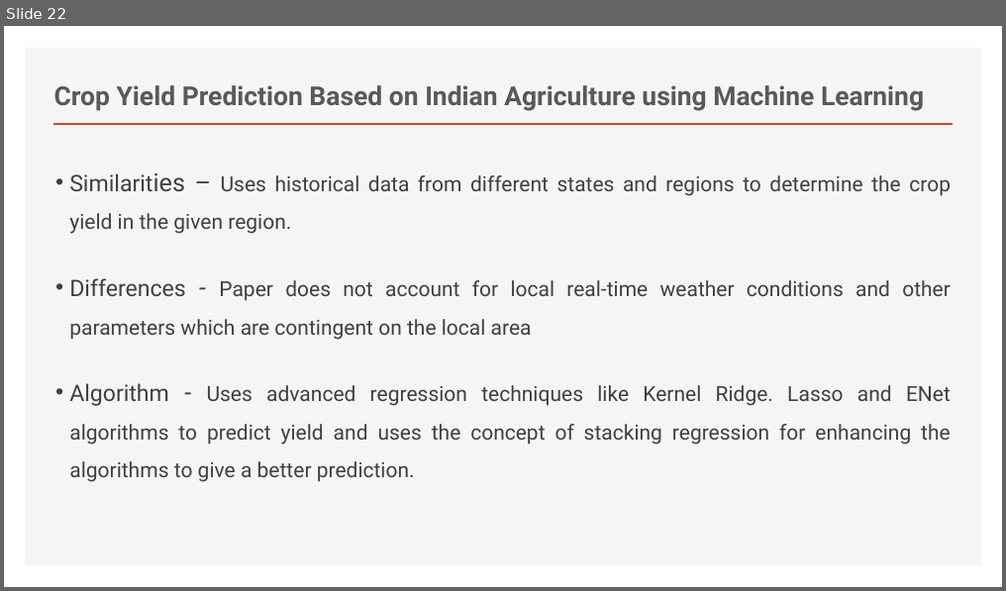
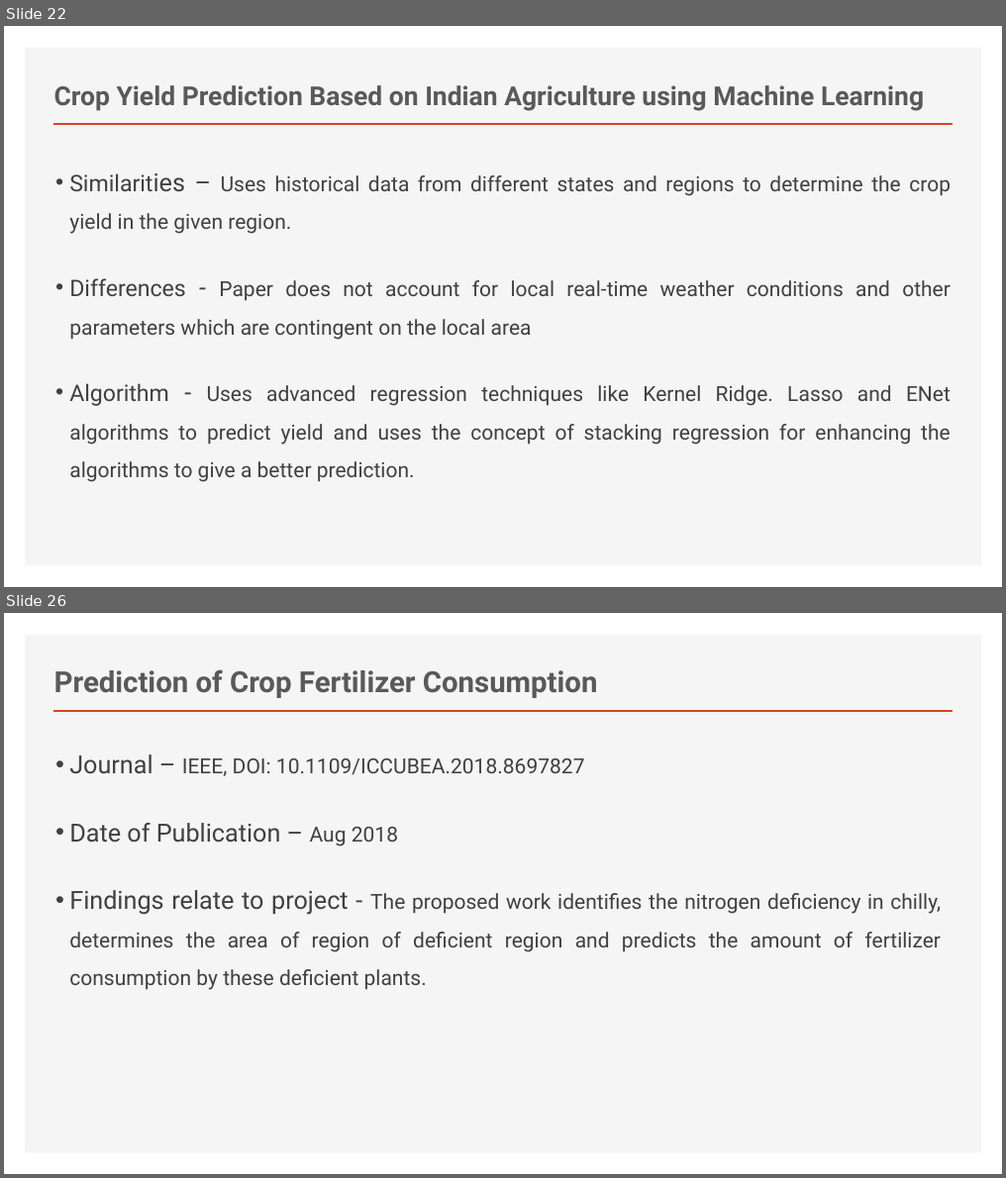
Before and after one commit to Gekko12/Eco-fertilization, a slide deck: LR.pptx. Shown one above the other, each under a label of ours: slide 22 before the commit, slides 22 and 26 after it; the slides between them are not shown. The pictures are 1006x591 and 1006x1178 pixels, drawn with LibreOffice and Linux fonts; fonts in the diff are those of the drawing. Boxes give left, top, right and bottom in pixels: in the first picture for what was removed or moved away, otherwise in the second. Text is boxed around its words. In the diff, an @@ line names an element or a change of style, - is before the commit and + after.

```diff
--- a/LR.pptx
+++ b/LR.pptx
@@ slide 26 added at [4, 613, 1002, 1174], background #FFFFFF; not listed: 2 template elements that a slide beside it also shows @@
@@ title added at [54, 669, 598, 698], 28 pt, text #595959, bold @@
+Prediction of Crop Fertilizer Consumption
@@ text added at [69, 755, 942, 990], 20 pt, text #404040 @@
+• Journal – IEEE, DOI: 10.1109/ICCUBEA.2018.8697827
+• Date of Publication – Aug 2018
+• Findings relate to project - The proposed work identifies the nitrogen deficiency in chilly, determines the area of region of deficient region and predicts the amount of fertilizer consumption by these deficient plants.
```
Also in this commit, not shown: 1 slide changed, 5 other slides added, 4 other files.
